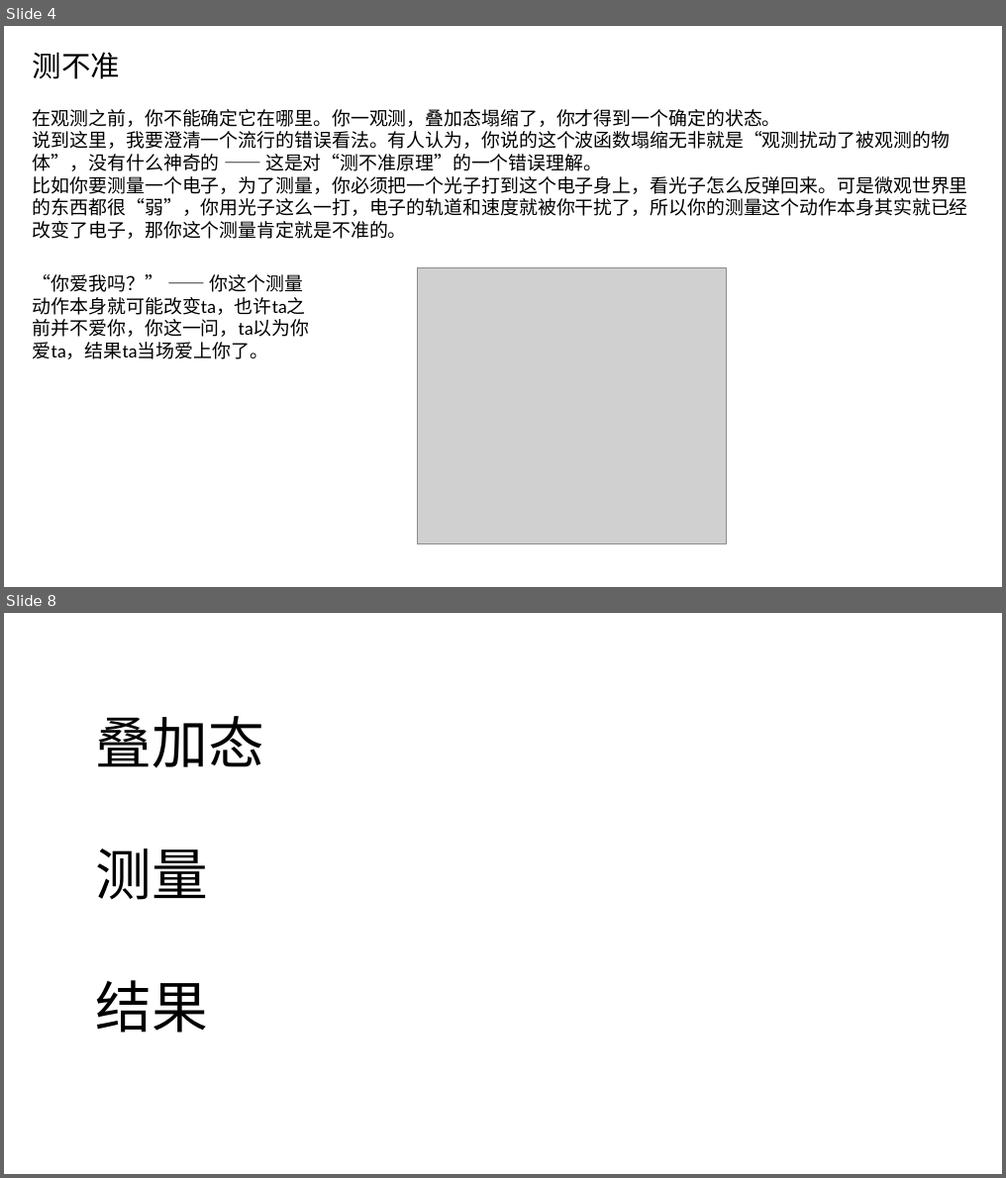
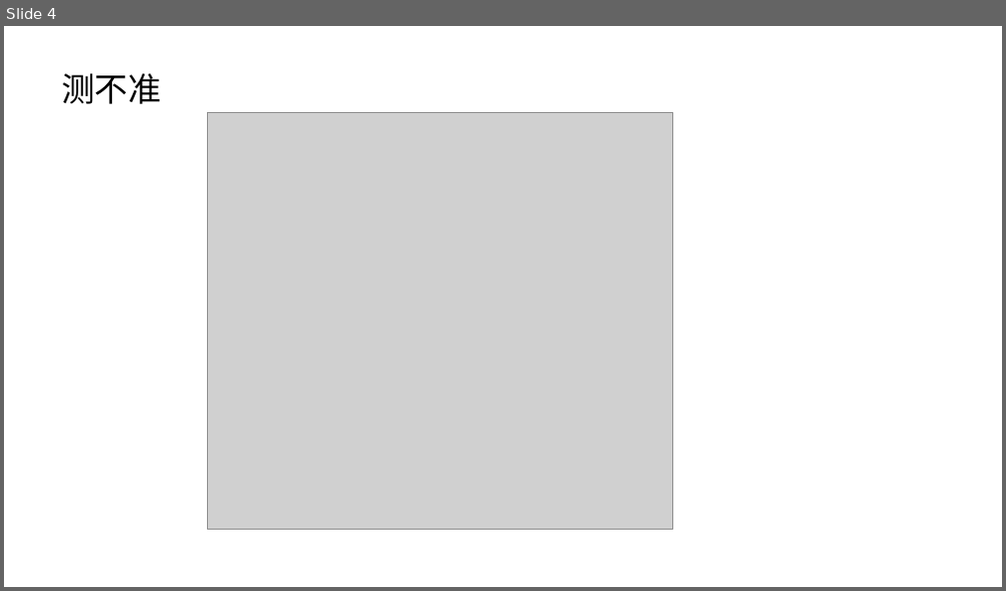
Before and after one commit to FredJiangFei/MyDocuments, a slide deck: 其他/薛定谔的猫/薛定谔的猫.pptx. Shown one above the other, each under a label of ours: slides 4 and 8 before the commit, slide 4 after it; the slides between them are not shown. The pictures are 1006x1178 and 1006x591 pixels, drawn with LibreOffice and Linux fonts; fonts in the diff are those of the drawing; grey boxes stand for pictures. Boxes give left, top, right and bottom in pixels: in the first picture for what was removed or moved away, otherwise in the second. Text is boxed around its words. In the diff, an @@ line names an element or a change of style, - is before the commit and + after.

```diff
--- a/其他/薛定谔的猫/薛定谔的猫.pptx
+++ b/其他/薛定谔的猫/薛定谔的猫.pptx
@@ slide 8 removed at box(4, 613, 1002, 1174), background #FFFFFF @@
@@ text removed at box(96, 716, 264, 768) @@
-叠加态
@@ text removed at box(96, 849, 208, 900) @@
-测量
@@ text removed at box(96, 980, 208, 1033) @@
-结果
@@ slide 4 changed as well @@
@@ text "测不准": place and size @@
-text "测不准" at box(33, 52, 120, 79)
+text "测不准" at box(61, 74, 161, 104)
@@ text "测不准" at box(61, 74, 161, 104): size 28 to 32 pt @@
@@ text removed at box(33, 109, 968, 239) @@
-在观测之前，你不能确定它在哪里。你一观测，叠加态塌缩了，你才得到一个确定的状态。
-说到这里，我要澄清一个流行的错误看法。有人认为，你说的这个波函数塌缩无非就是“观测扰动了被观测的物体”，没有什么神奇的 —— 这是对“测不准原理”的一个错误理解。
-比如你要测量一个电子，为了测量，你必须把一个光子打到这个电子身上，看光子怎么反弹回来。可是微观世界里的东西都很“弱”，你用光子这么一打，电子的轨道和速度就被你干扰了，所以你的测量这个动作本身其实就已经改变了电子，那你这个测量肯定就是不准的。
@@ picture: place and size @@
-picture at box(417, 269, 726, 544)
+picture at box(208, 113, 673, 529)
@@ text removed at box(33, 274, 310, 360) @@
-“你爱我吗？” —— 你这个测量动作本身就可能改变ta，也许ta之前并不爱你，你这一问，ta以为你爱ta，结果ta当场爱上你了。
```
Also in this commit, not shown: 5 other slides changed, 3 slides added, 2 other slides removed, 3 other files.
